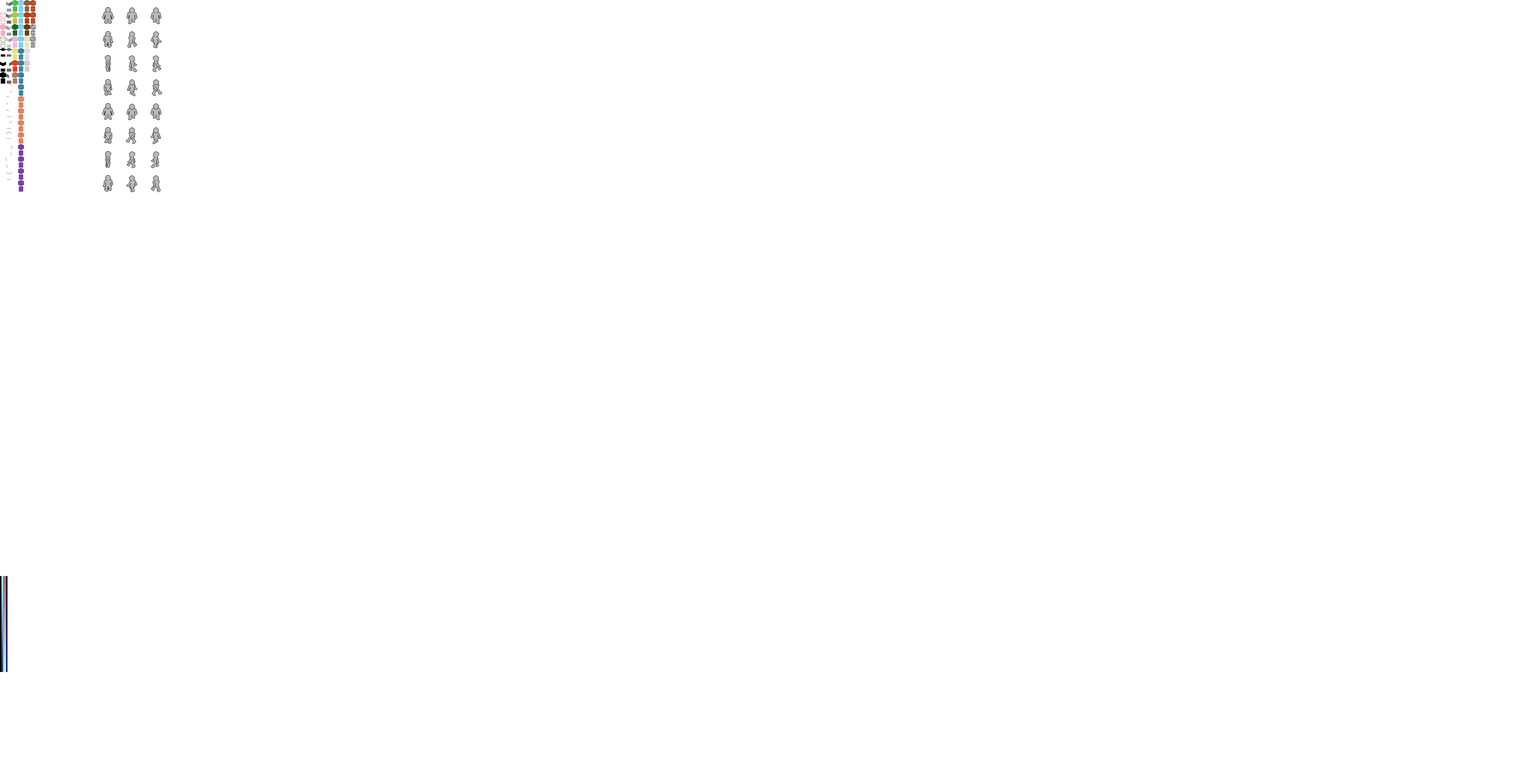
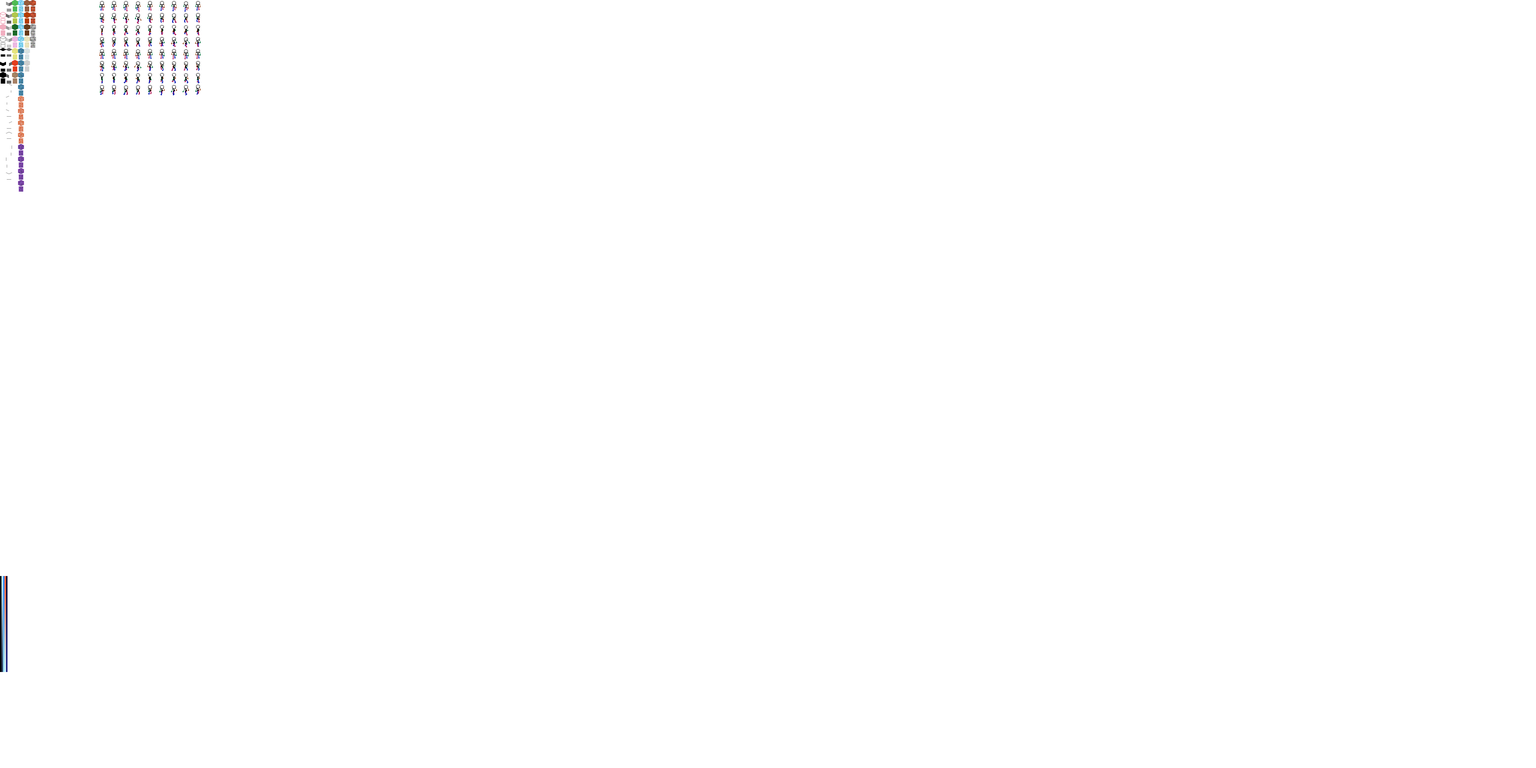
Layered file, before and after one edit (1536 x 768). Changes by layer:
moved "ワールド" above "グリッド", painted on it over 99, 1, 201, 192
